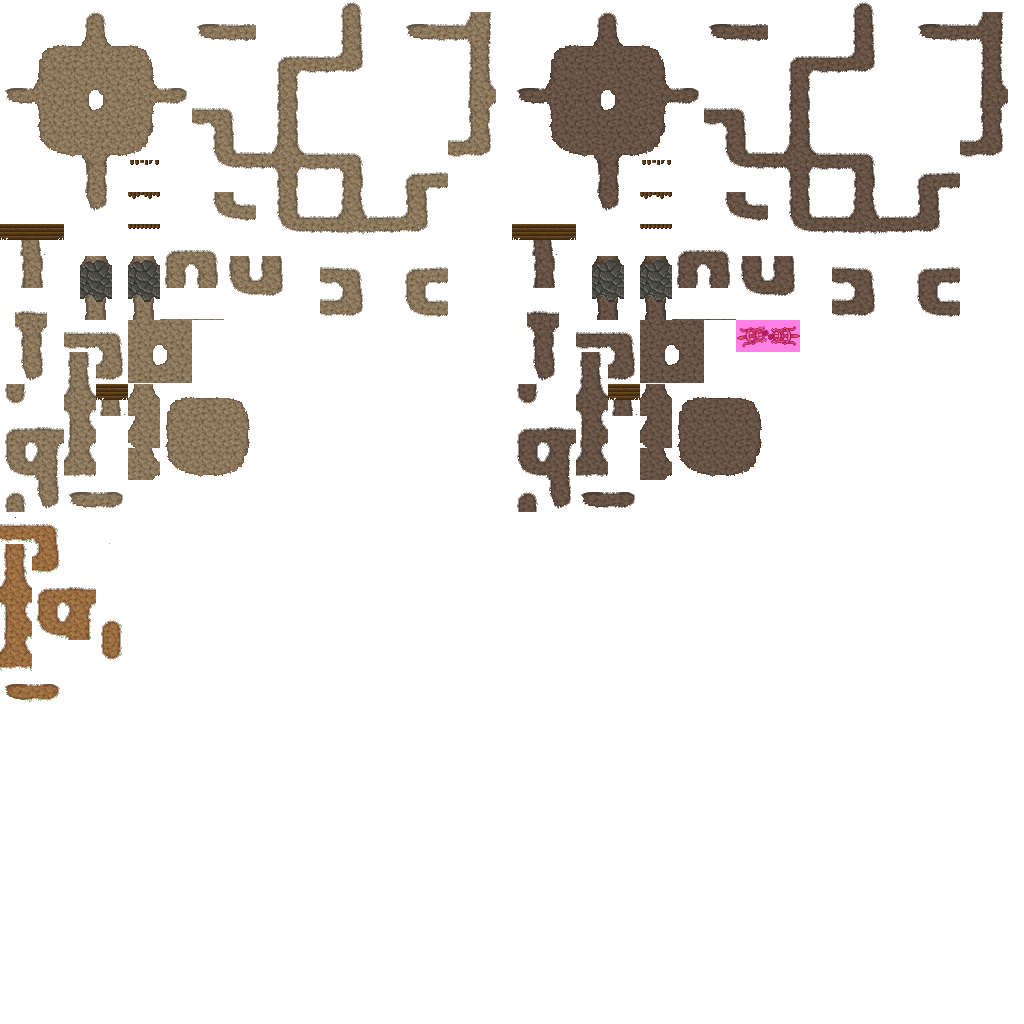
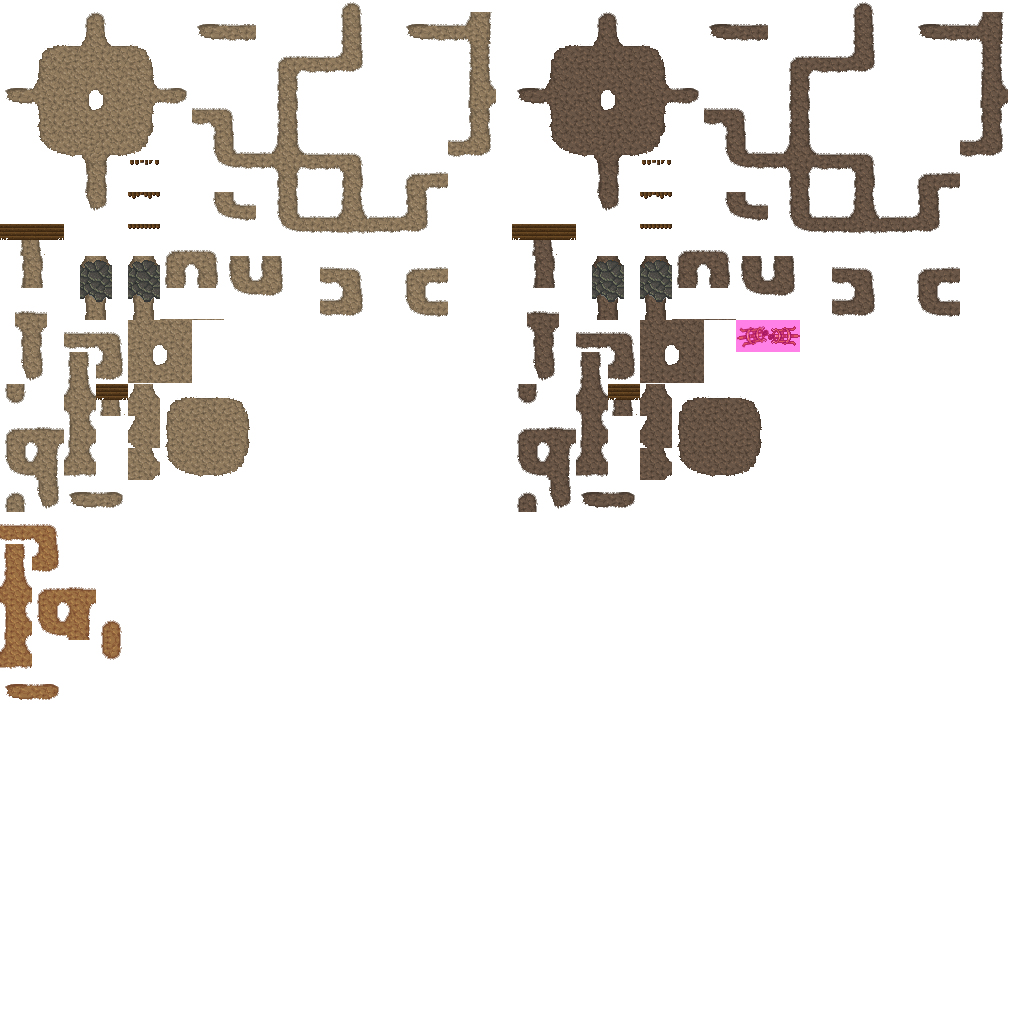
The second w=1024, h=1024 image is a revision of the first. Changes to its layers:
painted on "Hintergrund" over 0, 517, 122, 702
